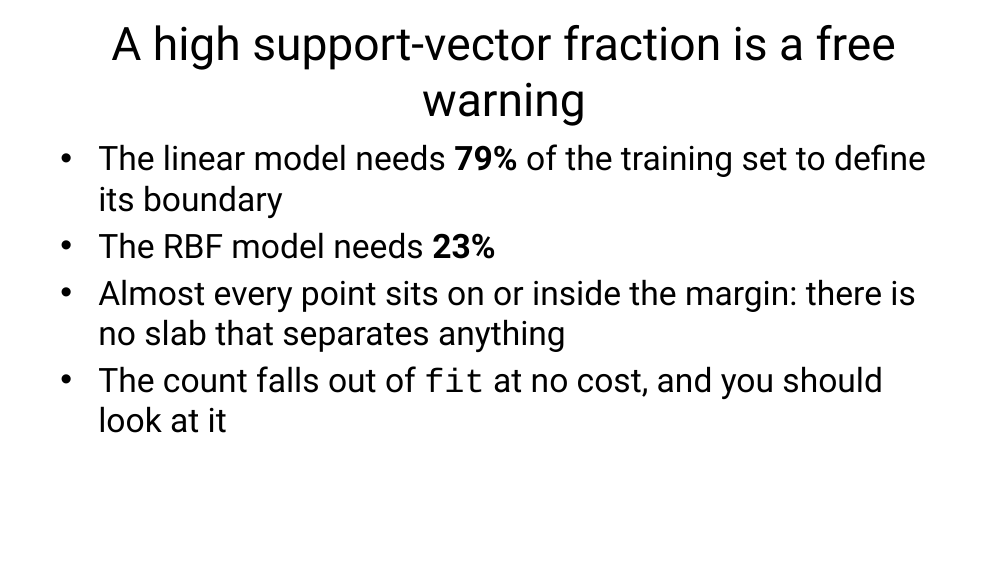
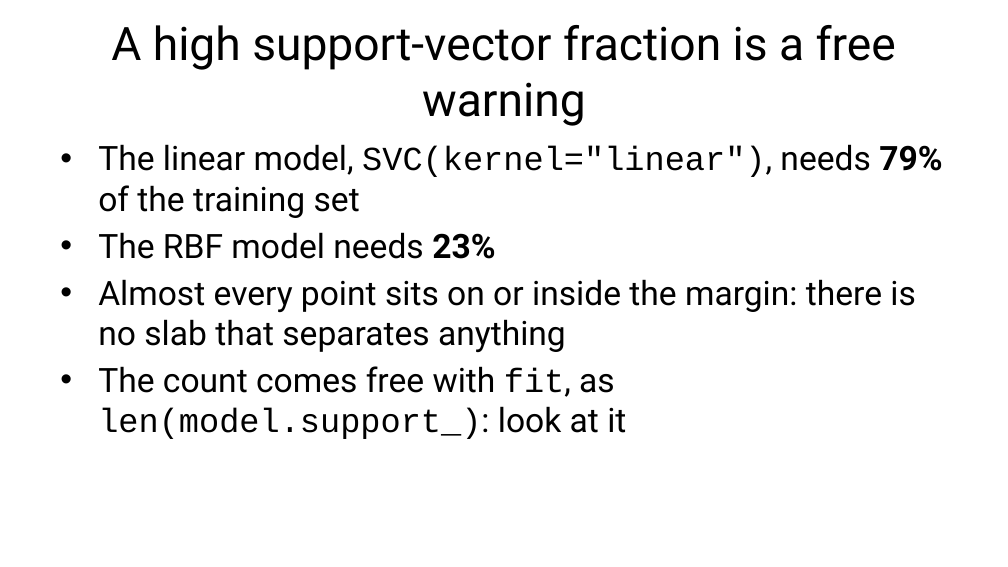
Before and after one commit to fabioantonini/technologies-for-artificial-intelligence, a slide deck: slide 52 of Lessons/06_knn_naive_bayes_svm/Slides/knn_naive_bayes_svm_slides.pptx. Drawn at 1008x567 pixels with LibreOffice and Linux fonts; fonts in the diff are those of the drawing; background and template pictures are left out. Boxes give left, top, right and bottom in pixels: in the first picture for what was removed or moved away, otherwise in the second. Text is boxed around its words. In the diff, an @@ line names an element or a change of style, - is before the commit and + after.

```diff
--- a/Lessons/06_knn_naive_bayes_svm/Slides/knn_naive_bayes_svm_slides.pptx
+++ b/Lessons/06_knn_naive_bayes_svm/Slides/knn_naive_bayes_svm_slides.pptx
@@ text at (x1=98, y1=144, x2=942, y2=218): text changed @@
-• The linear model needs 79% of the training set to define its boundary
+• The linear model, SVC(kernel="linear"), needs 79% of the training set
@@ text at (x1=98, y1=366, x2=626, y2=439): text changed @@
-• The count falls out of fit at no cost, and you should look at it
+• The count comes free with fit, as len(model.support_): look at it
```
Also in this commit, not shown: 7 other slides changed, 1 slide added, 1 slide removed, 9 other files.
